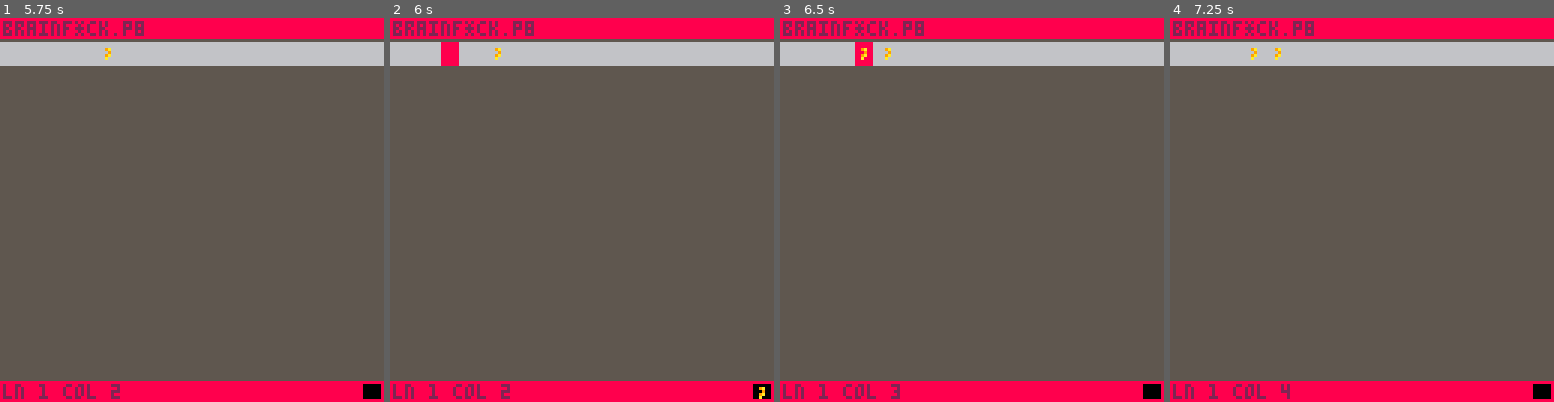
Above: before the commit, frames 1-4 (left to right).
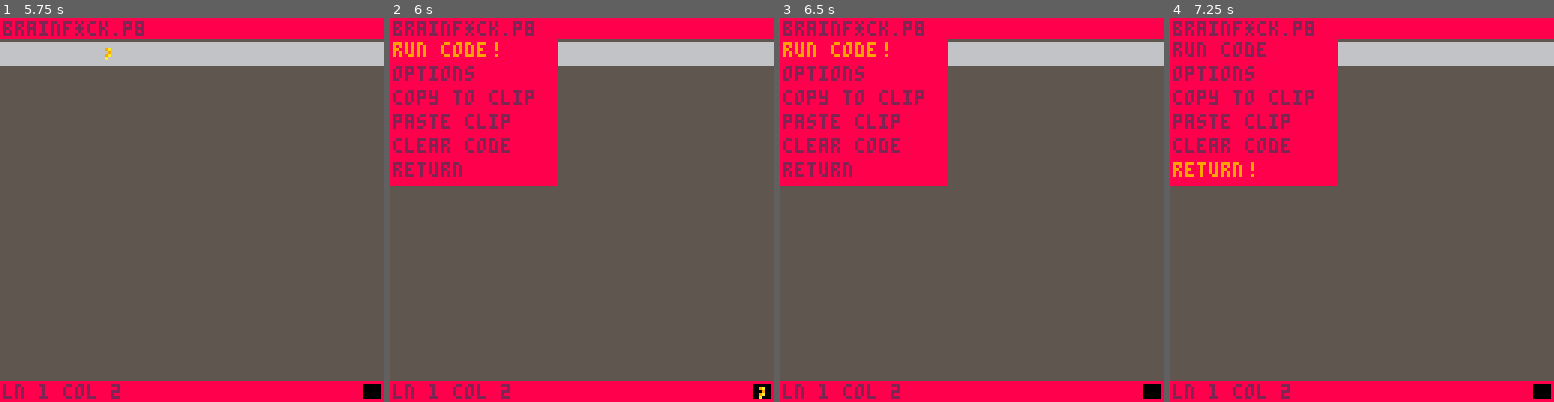
Above: after the commit, the same moments.

Repository: EveMeows/PicoBrained
Game: PICO-8 cartridge pico.p8
Two runs of this game, one before a commit and one after it. Both use one fixed random seed, a clock stepped at 60 frames per second and the inputs below.
Inputs:
- Up to frame 1 (5.75 s): tap X (X key) at 0.33, 1.07, 1.85, 2.97, 4.08, 5.2 s; tap O (Z key) at 0.7, 1.7, 2.1, 2.5, 2.9, 3.3, 3.7, 4.1, 4.5, 4.9, 5.3, 5.7 s; hold Right 1.6-2.1 s; hold Up 2.15-2.42 s; hold Right 2.47-3.03 s; hold Left 3.08-3.58 s; hold Down 3.63-3.97 s; hold Right 4.02-4.68 s; hold Up 4.73-5.03 s; hold Left 5.08-5.68 s; hold Down from 5.73 s (still down)
- Up to frame 2 (6 s): keep holding Down
- Up to frame 3 (6.5 s): release Down at 6.03 s; hold Right from 6.08 s (still down); tap O (Z key) at 6.1 s; tap X (X key) at 6.32 s
- Up to frame 4 (7.25 s): tap O (Z key) at 6.5, 6.9 s; release Right at 6.58 s; hold Right 6.63-7.13 s; hold Up from 7.18 s (still down)

Frame 1 is identical in both runs. In frame 2, 17% of the frame differs, in the area x 0-44%, y 5-44%; in frame 3, 17%; in frame 4, 17%, in the area x 0-44%, y 5-100%.

Commit message:
Add states, UI, normal and menu state, start implementing pasting from clipboard.

Diff:
--- a/pico.p8
+++ b/pico.p8
@@ -21,6 +21,7 @@
 	state:draw()
 end
 
+-- state
 state = {
 	active = nil
 }
@@ -39,6 +40,114 @@
 function state:draw()
 	if self.active ~= nil then
 		self.active:draw()
+	end
+end
+
+-- state machine
+state_machine = {}
+state_machine.__index = state_machine
+
+function state_machine:new()
+	return setmetatable({
+		states = {},
+		active = nil,
+	}, state_machine)
+end
+
+function state_machine:push(name, nstate)
+	nstate:init()
+	self.states[name] = nstate
+end
+
+function state_machine:set(name)
+	self.active = self.states[name]
+end
+
+function state_machine:update()
+	if self.active == nil then
+		return
+	end
+
+	self.active:update()
+end
+
+function state_machine:draw()
+	if self.active == nil then
+		return
+	end
+
+	self.active:draw()
+end
+
+-- ui stuff
+button = {}
+button.__index = button
+
+function button:new(x, y, text, action)
+	local b = {
+		x = x, y = y,
+		text = text,
+
+		action = action,
+	}
+
+	return setmetatable(b, button)
+end
+
+function button:update()
+end
+
+function button:draw(cl)
+	?self.text,self.x,self.y,cl
+end
+
+handler = {}
+handler.__index = handler
+
+function handler:new()
+	return setmetatable({
+		elements = {},
+		active = 1,
+	}, handler)
+end
+
+function handler:add(ui)
+	add(self.elements, ui)
+end
+
+function handler:update()
+	for element in all(self.elements) do
+		element:update()
+	end
+
+	if btnp(⬇️) then
+		self.active += 1
+		if self.active > #self.elements then
+			self.active = 1 -- wrap around to top
+		end
+	end
+
+	if btnp(⬆️) then
+		self.active -= 1
+		if self.active < 1 then
+			self.active = #self.elements -- wrap around to bottom
+		end
+	end
+
+	if btnp(❎) then
+		self.elements[self.active]:action()
+	end
+end
+
+function handler:draw()
+	for idx,element in ipairs(self.elements) do
+		local cl = settings.bdt
+		if idx == self.active then
+			cl = settings.bda
+			?"!",element.x+(#element.text * 4) + 1,element.y, settings.bda
+		end
+
+		element:draw(cl)
 	end
 end
 -->8
@@ -51,7 +160,7 @@
 
 settings = {
 	bg = 5,
-	bd = 8, bdt = 2,
+	bd = 8, bdt = 2, bda = 9,
 
 	cs = 8, ct = cursor_type.block,
 	lsh = true,
@@ -75,13 +184,20 @@
 editing = {}
 
 function editing:init()
+	self.min = 0
 	self.pos = {
-		ln = 1, cm = 0,
+		ln = 1, cm = self.min,
 	}
 
 	self.lines = {
 		[1] = {}
 	}
+
+	self.states = state_machine:new()
+	self.states:push("normal", normal)
+	self.states:push("menu", menu)
+
+	self.states:set("normal")
 
 	self.active = {
 		token = tokens.kill,
@@ -152,69 +268,7 @@
 		self.active.blink_time = 0
 	end
 
-	-- token switching
-	if btn(🅾️) then
-		if btnp(⬅️) then
-			if self.active.token > 1 then
-				self.active.token -= 1
-			end
-		elseif btnp(➡️) then
-			if self.active.token < 9 then
-				self.active.token += 1
-			end
-		end
-
-		return
-	end
-
-	-- place token
-	if btnp(❎) then
-		-- fill up empty lines
-		if self.lines[self.pos.ln] == nil then
-			for i=1,self.pos.ln do
-				if self.lines[i] == nil then
-					self.lines[i] = {}
-				end
-			end
-		end
-
-		-- if we want to delete
-		if self.active.token == tokens.kill then
-			self.lines[self.pos.ln][self.pos.cm] = nil
-		else
-		-- place token down
-			self.lines[self.pos.ln][self.pos.cm] = self.active.token
-		end
-	end
-
-	-- position
-	if btnp(➡️) then
-		self.pos.cm += 1
-		if self.pos.cm > self.bounds.r then
-			self:__incp(1)
-		end
-	elseif btnp(⬅️) then
-		if self.pos.cm >= 1 then
-			self.pos.cm -= 1
-			if self.pos.cm < self.bounds.l then
-				self:__rmp(1)
-			end
-		end
-	end
-
-	if btnp(⬆️) then
-		if self.pos.ln > 1 then
-			self.pos.ln -= 1
-			if self.pos.ln < self.bounds.u then
-				self:__rms(1)
-			end
-		end
-	elseif btnp(⬇️) then
-		self.pos.ln += 1
-		if self.pos.ln > self.bounds.d then
-			self:__incs(1)
-		end
-	end
+	self.states:update()
 end
 
 function editing:draw()
@@ -266,6 +320,8 @@
 	-- (the bands)
 	camera(0, 0)
 
+	self.states:draw()
+
 	-- top band
 	rectfill(
 		0,0, 128, 6, settings.bd
@@ -288,6 +344,159 @@
 		spr(self.active.token, 120, 121)
 	end
 end
+-->8
+-- editor states
+
+normal = {}
+
+function normal:init()
+end
+
+function normal:update()
+	self = editing
+	-- token switching
+	if btn(🅾️) then
+		if btnp(⬅️) then
+			if self.active.token > 1 then
+				self.active.token -= 1
+			end
+		elseif btnp(➡️) then
+			if self.active.token < 9 then
+				self.active.token += 1
+			end
+		end
+
+		-- open menu
+		if btnp(⬇️) then
+			menu.handle.active = 1
+			self.states:set("menu")
+		end
+
+		return
+	end
+
+	-- place token
+	if btnp(❎) then
+		-- fill up empty lines
+		if self.lines[self.pos.ln] == nil then
+			for i=1,self.pos.ln do
+				if self.lines[i] == nil then
+					self.lines[i] = {}
+				end
+			end
+		end
+
+		-- if we want to delete
+		if self.active.token == tokens.kill then
+			self.lines[self.pos.ln][self.pos.cm] = nil
+		else
+		-- place token down
+			self.lines[self.pos.ln][self.pos.cm] = self.active.token
+		end
+	end
+
+	-- position
+	if btnp(➡️) then
+		self.pos.cm += 1
+		if self.pos.cm > self.bounds.r then
+			self:__incp(1)
+		end
+	elseif btnp(⬅️) then
+		if self.pos.cm > self.min then
+			self.pos.cm -= 1
+			if self.pos.cm < self.bounds.l then
+				self:__rmp(1)
+			end
+		end
+	end
+
+	if btnp(⬆️) then
+		if self.pos.ln > 1 then
+			self.pos.ln -= 1
+			if self.pos.ln < self.bounds.u then
+				self:__rms(1)
+			end
+		end
+	elseif btnp(⬇️) then
+		self.pos.ln += 1
+		if self.pos.ln > self.bounds.d then
+			self:__incs(1)
+		end
+	end
+end
+
+function normal:draw()
+end
+
+menu = {
+	sx = 55, sy = 60,
+	handle = handler:new(),
+	__count = 0
+}
+
+function menu:create(text, action)
+	self.__count += 1
+	self.handle:add(
+		button:new(
+			1, 8*self.__count, text,
+			action
+		)
+	)
+end
+
+function menu:init()
+	self:create("run code", function()
+		-- todo
+	end)
+
+	self:create("options", function()
+		-- todo
+	end)
+
+	self:create("copy to clip", function()
+		-- todo
+	end)
+
+	self:create("paste clip", function()
+		local data = stat(4)
+
+		local x = editing.pos.cm
+		local y = editing.pos.ln
+
+		for idx=1,#data do
+			local ch = sub(data, idx, idx)
+
+		end
+	end)
+
+	self:create("clear code", function()
+		editing.lines = {
+			{}
+		}
+	end)
+
+	self:create("return", function()
+		editing.states:set("normal")
+	end)
+
+	self.sy = self.__count * 8
+end
+
+function menu:update()
+	self.handle:update()
+end
+
+function menu:draw()
+	local rx = 0
+	local ry = 7
+	rectfill(
+		rx, ry,
+		rx+self.sx, ry+self.sy,
+		settings.bd
+	)
+
+	self.handle:draw()
+end
 __gfx__
 00000000000000000000000000000000000000000000000000000000000000000000000000000000000000000000000000000000000000000000000000000000
 00000000000000000000000000000000000000000003b0000000e800009a00000022220000111100000000000000000000000000000000000000000000000000
